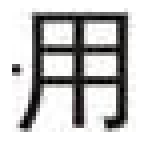
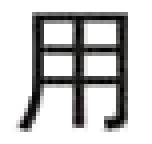
Revision of a layered 152×144 image; what changed, layer by layer:
painted on "Pasted Layer" over [12, 8, 136, 132]
